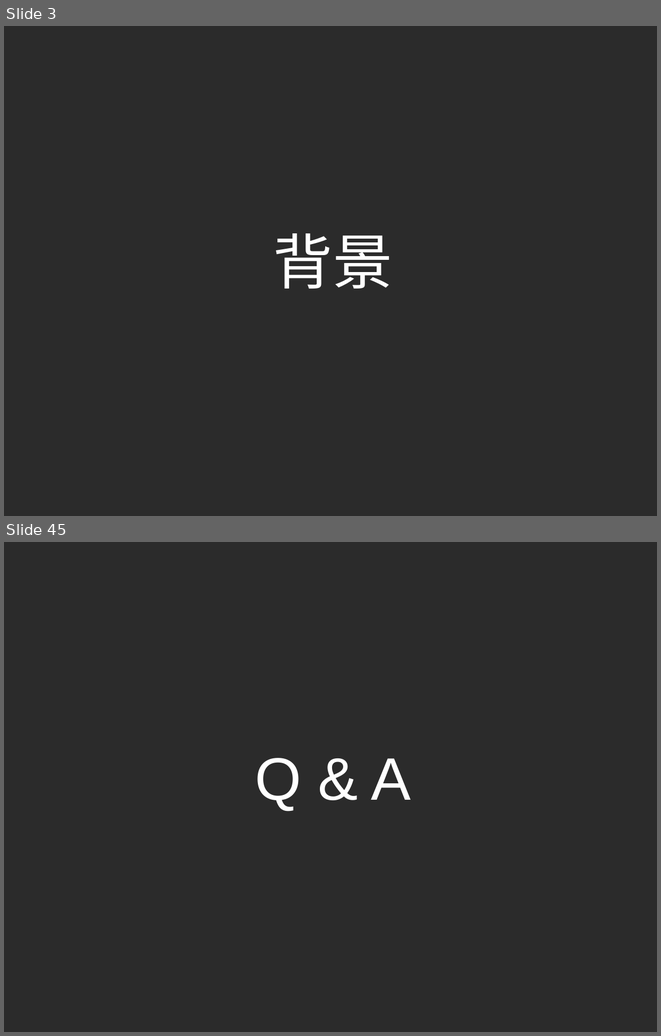
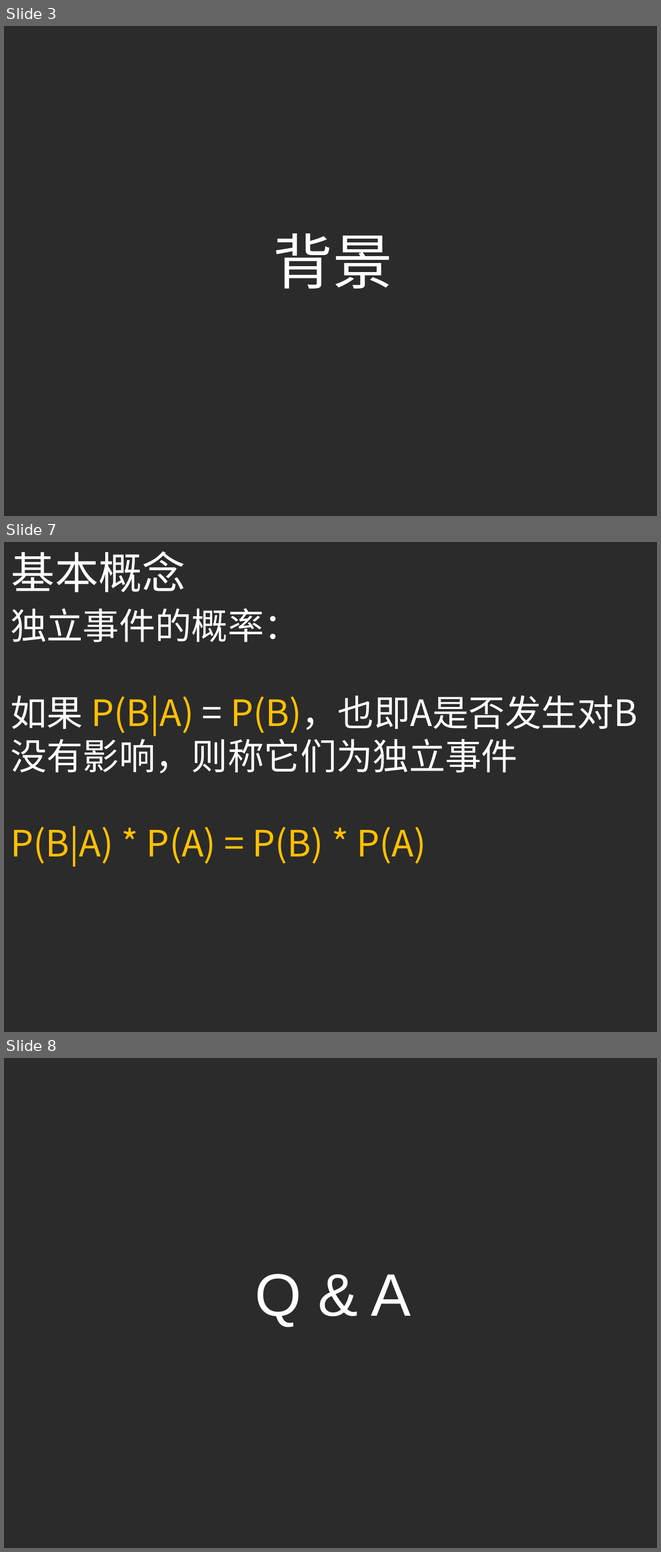
Before and after one commit to ouriris/ml-course, a slide deck: chapter.4/ppt/ML_CH4_Naive_Bayes.pptx. Shown one above the other, each under a label of ours: slides 3 and 45 before the commit, slides 3, 7 and 8 after it; the slides between them are not shown. The pictures are 661x1036 and 661x1552 pixels, drawn with LibreOffice and Linux fonts; fonts in the diff are those of the drawing; background and template pictures are left out; a plain dark background stands for a picture behind light text. Boxes give left, top, right and bottom in pixels: in the first picture for what was removed or moved away, otherwise in the second. Text is boxed around its words. In the diff, an @@ line names an element or a change of style, - is before the commit and + after.

```diff
--- a/chapter.4/ppt/ML_CH4_Naive_Bayes.pptx
+++ b/chapter.4/ppt/ML_CH4_Naive_Bayes.pptx
@@ slide 7 added at (4, 542, 657, 1032), background picture (left out) @@
@@ text added at (11, 551, 185, 592), 48 pt, text #FFFFFF @@
+基本概念
@@ text added at (10, 608, 637, 866), 40 pt, text #FFFFFF @@
+独立事件的概率：
+如果 P(B|A) = P(B)，也即A是否发生对B没有影响，则称它们为独立事件
+P(B|A) * P(A) = P(B) * P(A)
@@ what was slide 45 is now slide 8 @@
```
Also in this commit, not shown: 5 other slides added, 43 slides removed.
